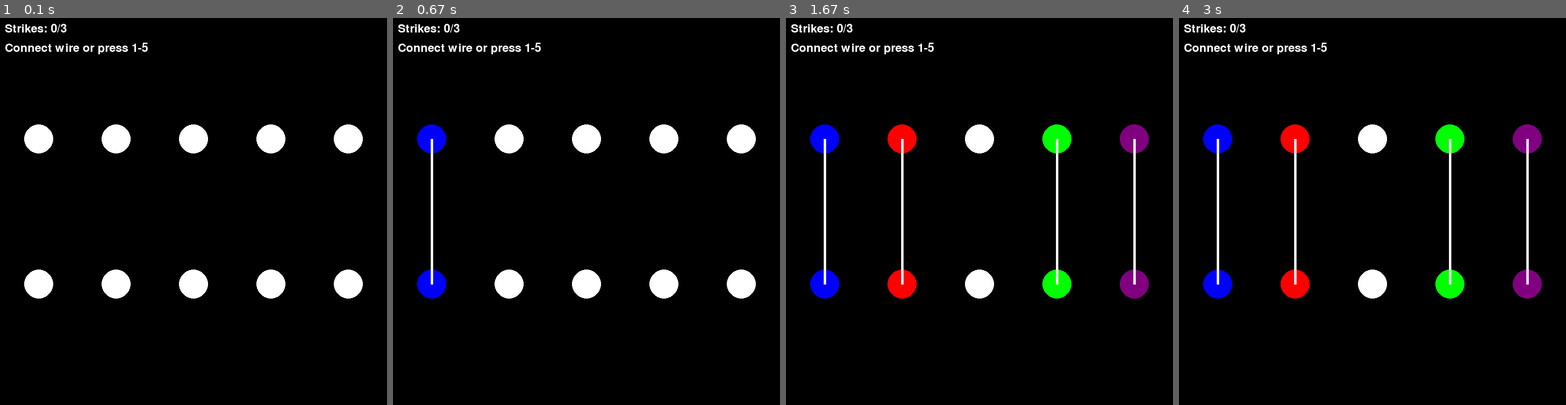
Above: before the commit, frames 1-4 (left to right).
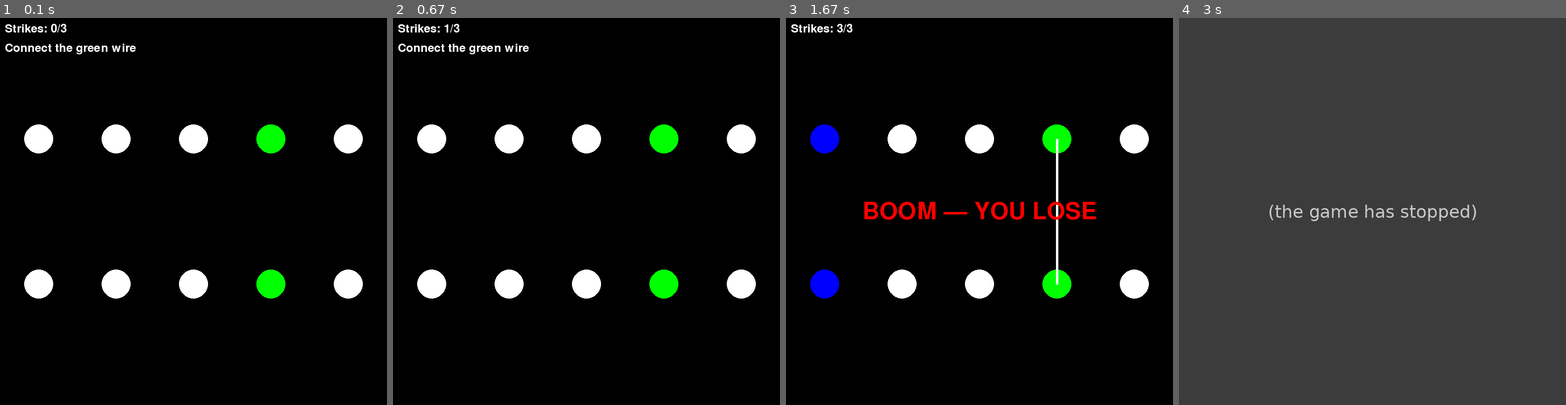
Above: after the commit, the same moments.

Repository: charles-kahlenberg/Bomb-defusal
Game: pygame game, started from Wires GUI.py
Two runs of this game, one before a commit and one after it. Both use one fixed random seed, a clock stepped at 60 frames per second and the inputs below.
Inputs:
- Up to frame 1 (0.1 s): no input
- Up to frame 2 (0.67 s): tap 1 at 0.33 s
- Up to frame 3 (1.67 s): tap 5 at 0.67 s; tap 4 at 1 s; tap 2 at 1.33 s
- Up to frame 4 (3 s): no input

The runs differ from the first frame. In frame 1, 1.1% of the frame differs, in the area x 14-74%, y 6-73%; in frame 2, 2.2%; in frame 3, 3.8%; in frame 4, 100%, in the area x 0-100%, y 0-100%.
After the commit the program exited at 2.83 s; later frames show no game.

Commit message:
Update Wires GUI.py

Diff:
--- a/Wires GUI.py
+++ b/Wires GUI.py
@@ -405,6 +405,8 @@
     }
 
     wire_order = [blue_wire, red_wire, yellow_wire, green_wire, purple_wire]
+    current_target_wire = random.choice(wire_order)
+
     key_to_wire_index = {
         K_1: 0,
         K_2: 1,
@@ -433,12 +435,24 @@
         if pressed_wire_index is not None and not game_over:
             pressed_wire = wire_order[pressed_wire_index]
 
-            if not connected[pressed_wire.color]:
+            if pressed_wire == current_target_wire and not connected[pressed_wire.color]:
                 connected[pressed_wire.color] = True
 
                 if all(connected.values()):
                     game_over = True
                     won = True
+                else:
+                    remaining_wires = [
+                        wire for wire in wire_order
+                        if not connected[wire.color]
+                    ]
+                    current_target_wire = random.choice(remaining_wires)
+            else:
+                strike_count += 1
+
+                if strike_count >= 3:
+                    game_over = True
+                    won = False
 
         screen.fill(colors["black"])
 
@@ -450,7 +464,11 @@
             ("circle4", green_wire),
             ("circle5", purple_wire),
         ]:
-            color_name = wire.color if connected[wire.color] else "white"
+            if connected[wire.color] or wire == current_target_wire:
+                color_name = wire.color
+            else:
+                color_name = "white"
+
             pygame.draw.circle(screen, colors[color_name], points[circle_name], circle_radius)
             draw_text_centered(screen, font, "", colors["black"], points[circle_name])
 
@@ -462,7 +480,11 @@
             ("circle9", green_wire),
             ("circle10", purple_wire),
         ]:
-            color_name = wire.color if connected[wire.color] else "white"
+            if connected[wire.color] or wire == current_target_wire:
+                color_name = wire.color
+            else:
+                color_name = "white"
+
             pygame.draw.circle(screen, colors[color_name], points[circle_name], circle_radius)
             draw_text_centered(screen, font, "", colors["black"], points[circle_name])
 
@@ -484,7 +506,11 @@
 
         # Wire prompt
         if not game_over:
-            prompt = font.render("Connect wire or press 1-5", True, colors["white"])
+            prompt = font.render(
+                f"Connect the {current_target_wire.color} wire",
+                True,
+                colors["white"]
+            )
             screen.blit(prompt, (10, 50))
 
         # Win / lose overlay
@@ -493,6 +519,8 @@
             msg_color = colors["green"] if won else colors["red"]
             end_text = big_font.render(msg, True, msg_color)
             screen.blit(end_text, end_text.get_rect(center=(400, 400)))
+            pygame.display.flip()
+            pygame.time.wait(1500)
             return won
 
         pygame.display.flip()
